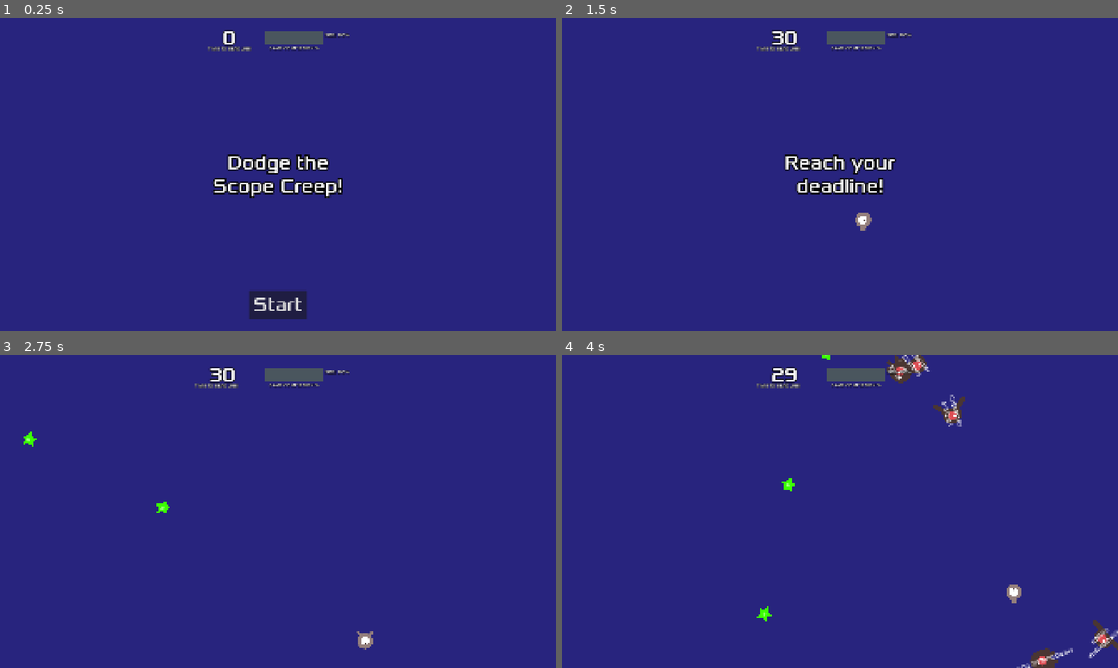
Above: before the commit, frames 1-4 (two rows, left to right).
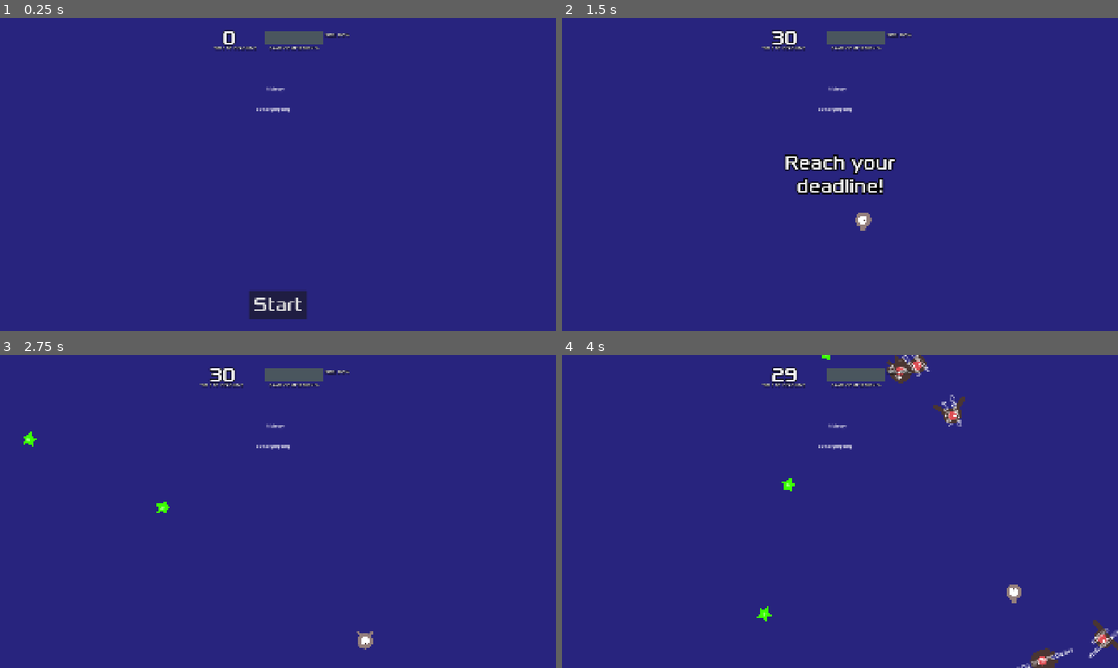
Above: after the commit, the same moments.

Repository: jorj-cedar/scope-creep
Game: Godot game, scene res://scenes/main.tscn
The game is run twice, just before and just after one commit, with the same random seed, the same clock (stepped at 60 frames per second) and the same inputs.
Inputs:
- Up to frame 1 (0.25 s): no input
- Up to frame 2 (1.5 s): click "Start" at 0.5 s; tap Enter at 1.25 s; hold Right (move_right) from 1.28 s (still down)
- Up to frame 3 (2.75 s): release Right (move_right) at 2.03 s; hold Down (move_down) from 2.03 s (still down)
- Up to frame 4 (4 s): release Down (move_down) at 2.78 s; hold Right (move_right) 2.78-3.53 s; hold Up (move_up) from 3.53 s (still down)

The runs differ from the first frame. In frame 1, 1.9% of the frame differs, in the area x 37-62%, y 9-58%; in frame 2, 0.2%; in frame 3, 0.2%; in frame 4, 0.2%.

Commit message:
tweaking

Diff:
--- /dev/null
+++ b/pickup_history.tscn
@@ -0,0 +1,6 @@
+[gd_scene format=3 uid="uid://b3icaqonqyv4r"]
+
+[node name="pickup_history" type="Label"]
+offset_right = 208.0
+offset_bottom = 23.0
+text = "In the end, your game had:"
--- a/scenes/hud.tscn
+++ b/scenes/hud.tscn
@@ -72,14 +72,15 @@
 
 [node name="Label" type="Label" parent="ScoreLabel"]
 layout_mode = 0
-offset_left = -49.0
-offset_top = 63.0
-offset_right = 97.0
-offset_bottom = 86.0
+offset_left = -30.0
+offset_top = 61.0
+offset_right = 116.0
+offset_bottom = 84.0
 theme_override_constants/outline_size = 6
 text = "TIME TO DEADLINE"
 
 [node name="Message" type="Label" parent="."]
+visible = false
 anchors_preset = 8
 anchor_left = 0.5
 anchor_top = 0.5
@@ -173,5 +174,21 @@
 theme_override_constants/outline_size = 6
 text = "SIZE: 100%"
 
+[node name="PickupHistory" type="Label" parent="."]
+offset_left = 919.0
+offset_top = 232.0
+offset_right = 982.0
+offset_bottom = 255.0
+text = "histroyy"
+
+[node name="ReportBox" type="RichTextLabel" parent="PickupHistory"]
+layout_mode = 0
+offset_left = -34.0
+offset_top = 70.0
+offset_right = 172.0
+offset_bottom = 228.0
+bbcode_enabled = true
+text = "adfsdfgdfgddfg"
+
 [connection signal="pressed" from="StartButton" to="." method="_on_start_button_pressed"]
 [connection signal="timeout" from="MessageTimer" to="." method="_on_message_timer_timeout"]
--- a/scripts/main.gd
+++ b/scripts/main.gd
@@ -145,7 +145,7 @@
 
 func _on_player_embiggen() -> void:
 	max_scope += 1
-	if $Player.speed <= 50:
+	if $Player.speed <= 75:
 		game_over()
 	else:
 		$Player.speed -= 50
